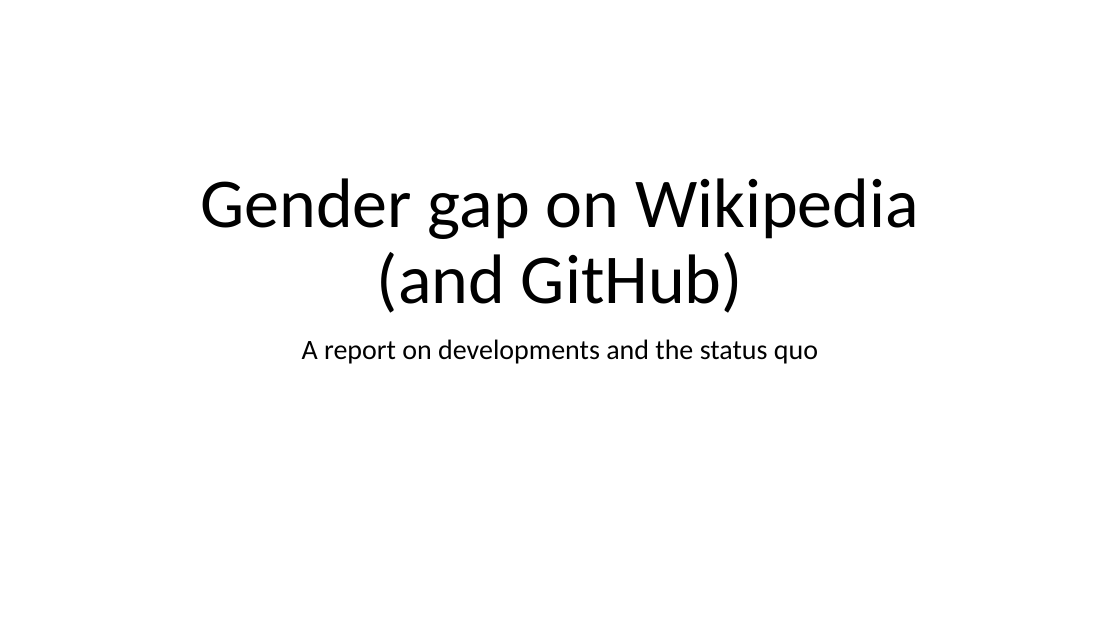
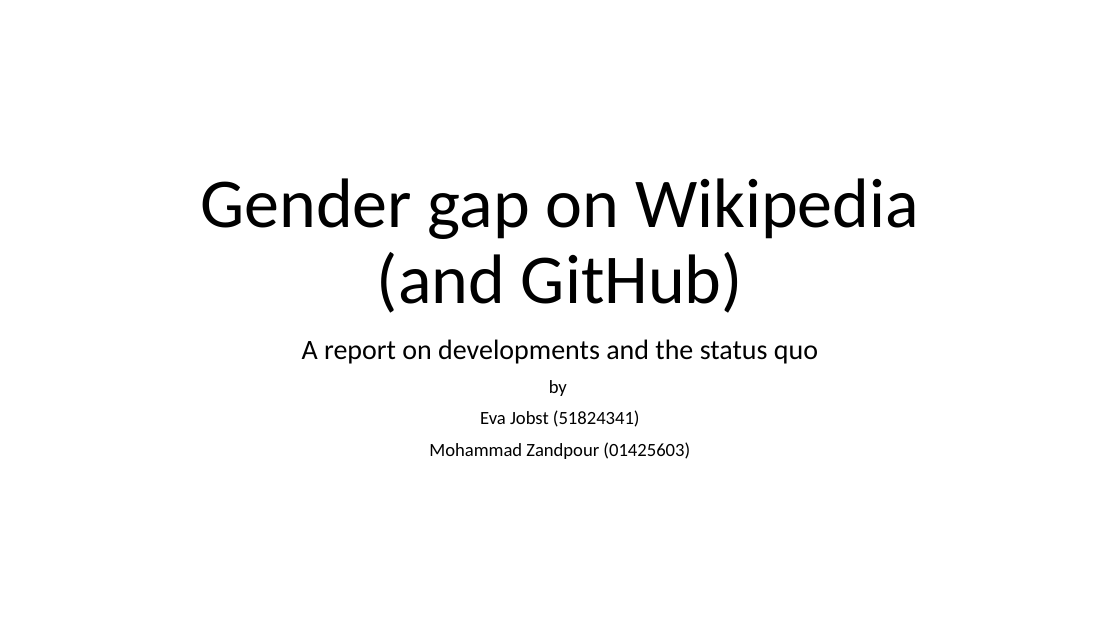
Before and after one commit to EvaJobst/FOT-Paper, a slide deck: slide 1 of Paper - Presentation.pptx. Drawn at 1120x630 pixels with LibreOffice and Linux fonts; fonts in the diff are those of the drawing. Boxes give left, top, right and bottom in pixels: in the first picture for what was removed or moved away, otherwise in the second. Text is boxed around its words. In the diff, an @@ line names an element or a change of style, - is before the commit and + after.

Commit message:
Added our names to the presentation slides

```diff
--- a/Paper - Presentation.pptx
+++ b/Paper - Presentation.pptx
@@ subtitle at (429, 380, 690, 459): paragraphs added @@
+by
+Eva Jobst (51824341)
+Mohammad Zandpour (01425603)
```
